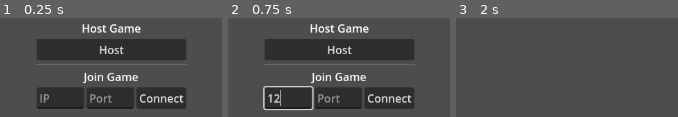
Above: before the commit, frames 1-3 (left to right).
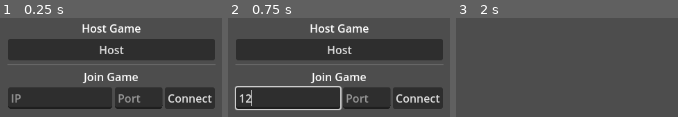
Above: after the commit, the same moments.

Repository: gmuGADIG/King-Fisher
Game: Godot game, scene res://ui/main_menu/main_menu.tscn
The game is run twice, just before and just after one commit, with the same random seed, the same clock (stepped at 60 frames per second) and the same inputs.
Inputs (mouse positions are in pixels of both pictures, inside the frame that each line leads up to):
- Up to frame 1 (0.25 s): no input
- Up to frame 2 (0.75 s): click (287, 98) at 0.52 s; type "12" at 0.6 s
- Up to frame 3 (2 s): click "Host" at 1.25 s

The runs differ from the first frame. In frame 1, 13% of the frame differs, in the area x 3-97%, y 21-92%; in frame 2, 15%, in the area x 3-97%, y 21-93%; in frame 3, nothing differs.

Commit message:
in game bool

Diff:
--- a/systems/multiplayer_bus.gd
+++ b/systems/multiplayer_bus.gd
@@ -2,6 +2,7 @@
 
 const PORT = 25565
 const MAX_CLIENTS = 3
+var in_game : bool = false
 
 func _ready() -> void:
 	pass
@@ -10,9 +11,16 @@
 	var peer = ENetMultiplayerPeer.new()
 	peer.create_server(PORT, MAX_CLIENTS)
 	multiplayer.multiplayer_peer = peer
+	in_game = true
+
+func join_server(ip : String, port : String) -> void:
+	var peer = ENetMultiplayerPeer.new()
+	peer.create_client(ip, int(port))
+	multiplayer.multiplayer_peer = peer
+	in_game = true
 
 func _process(delta: float) -> void:
-	if multiplayer.is_server():
+	if in_game and multiplayer.is_server():
 		print_hello()
 
 @rpc
--- a/ui/main_menu/main_menu.gd
+++ b/ui/main_menu/main_menu.gd
@@ -9,5 +9,6 @@
 
 
 func _on_connect_button_pressed() -> void:
+	MultiplayerBus.join_server($VBoxContainer/JoinGame/IP.text,$VBoxContainer/JoinGame/Port.text)
 	print("Lobby Joined")
 	get_tree().change_scene_to_file("res://temp/temp_lobby/temp_lobby.tscn")
--- a/ui/main_menu/main_menu.tscn
+++ b/ui/main_menu/main_menu.tscn
@@ -46,6 +46,7 @@
 layout_mode = 2
 
 [node name="IP" type="LineEdit" parent="VBoxContainer/JoinGame"]
+custom_minimum_size = Vector2(150, 0)
 layout_mode = 2
 placeholder_text = "IP"
 
